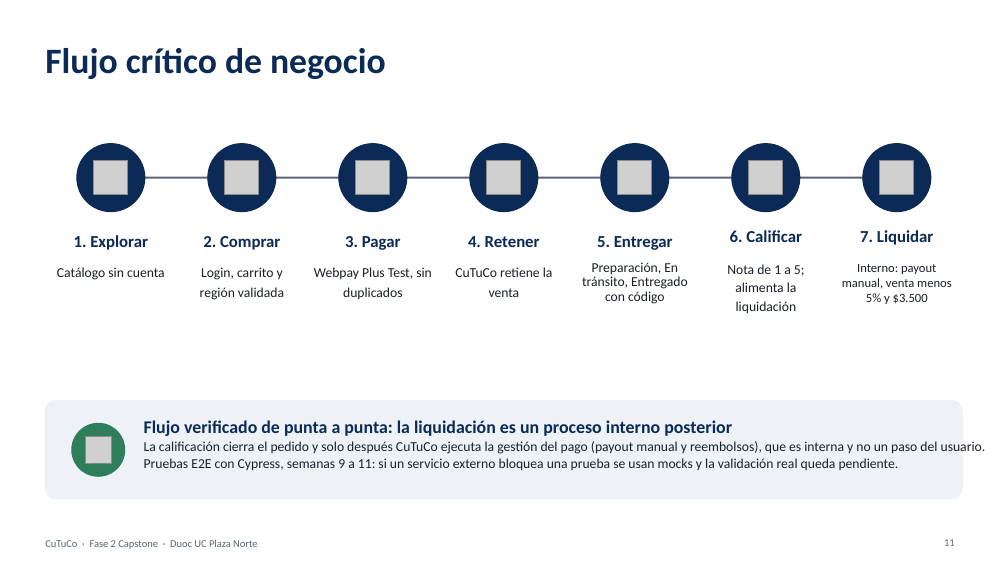
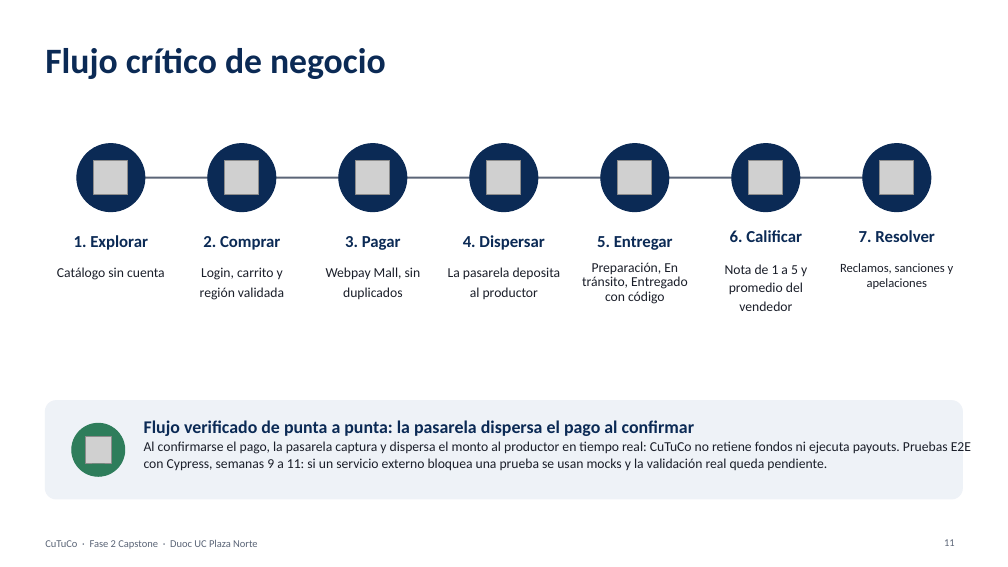
Before and after one commit to VichRo2005/cultiva_tu_compra, a slide deck: slide 11 of Fase 2/Evidencias Proyecto/Presentación Proyecto/CuTuCo Fase2.pptx. Drawn at 1008x567 pixels with LibreOffice and Linux fonts; fonts in the diff are those of the drawing; grey boxes stand for pictures; background and template pictures are left out. Boxes give left, top, right and bottom in pixels: in the first picture for what was removed or moved away, otherwise in the second. Text is boxed around its words. In the diff, an @@ line names an element or a change of style, - is before the commit and + after.

```diff
--- a/Fase 2/Evidencias Proyecto/Presentación Proyecto/CuTuCo Fase2.pptx
+++ b/Fase 2/Evidencias Proyecto/Presentación Proyecto/CuTuCo Fase2.pptx
@@ text at (x1=463, y1=235, x2=544, y2=250): text changed @@
-4. Retener
+4. Dispersar
@@ text at (x1=859, y1=230, x2=935, y2=242): text changed @@
-7. Liquidar
+7. Resolver
@@ text at (x1=326, y1=267, x2=421, y2=299): text changed @@
-Webpay Plus Test, sin duplicados
+Webpay Mall, sin duplicados
@@ text at (x1=448, y1=267, x2=561, y2=299): text changed @@
-CuTuCo retiene la venta
+La pasarela deposita al productor
@@ text at (x1=725, y1=264, x2=807, y2=311): text changed @@
-Nota de 1 a 5; alimenta la liquidación
+Nota de 1 a 5 y promedio del vendedor
@@ text at (x1=840, y1=263, x2=954, y2=289): text changed @@
-Interno: payout manual, venta menos 5% y $3.500
+Reclamos, sanciones y apelaciones
@@ text at (x1=144, y1=441, x2=971, y2=471): text changed @@
-La calificación cierra el pedido y solo después CuTuCo ejecuta la gestión del pago (payout manual y reembolsos), que es interna y no un paso del usuario. Pruebas E2E con Cypress, semanas 9 a 11: si un servicio externo bloquea una prueba se usan mocks y la validación real queda pendiente.
+Al confirmarse el pago, la pasarela captura y dispersa el monto al productor en tiempo real: CuTuCo no retiene fondos ni ejecuta payouts. Pruebas E2E con Cypress, semanas 9 a 11: si un servicio externo bloquea una prueba se usan mocks y la validación real queda pendiente.
@@ text at (x1=144, y1=420, x2=694, y2=436): text changed @@
-Flujo verificado de punta a punta: la liquidación es un proceso interno posterior
+Flujo verificado de punta a punta: la pasarela dispersa el pago al confirmar
```
Also in this commit, not shown: 16 other slides changed, 12 other files.
